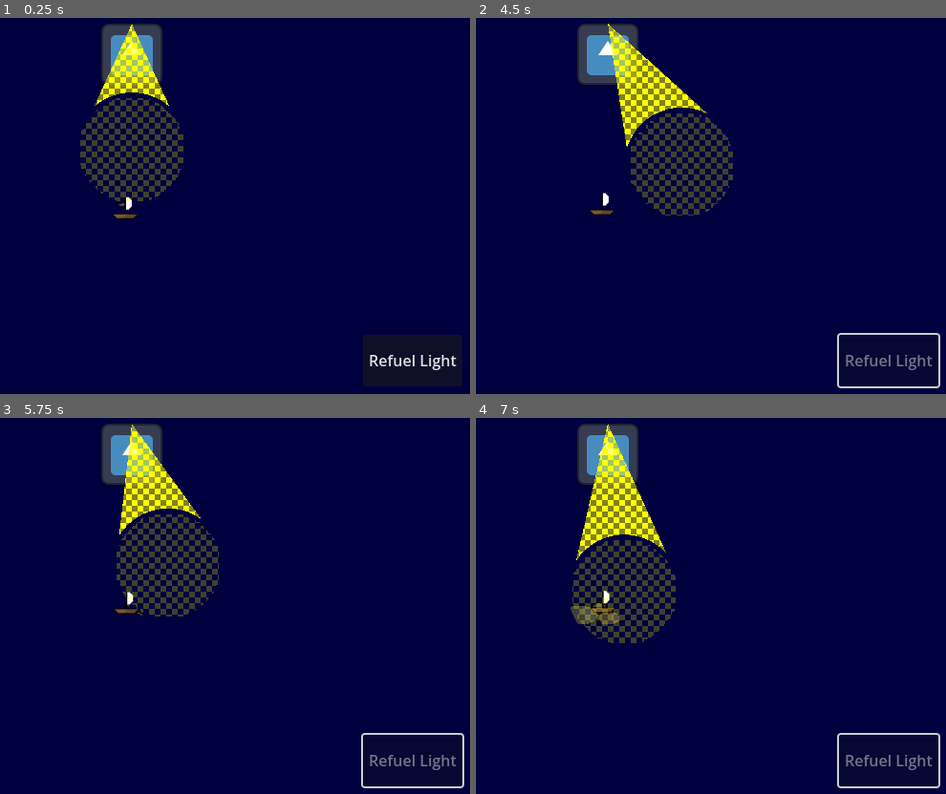
Above: before the commit, frames 1-4 (two rows, left to right).
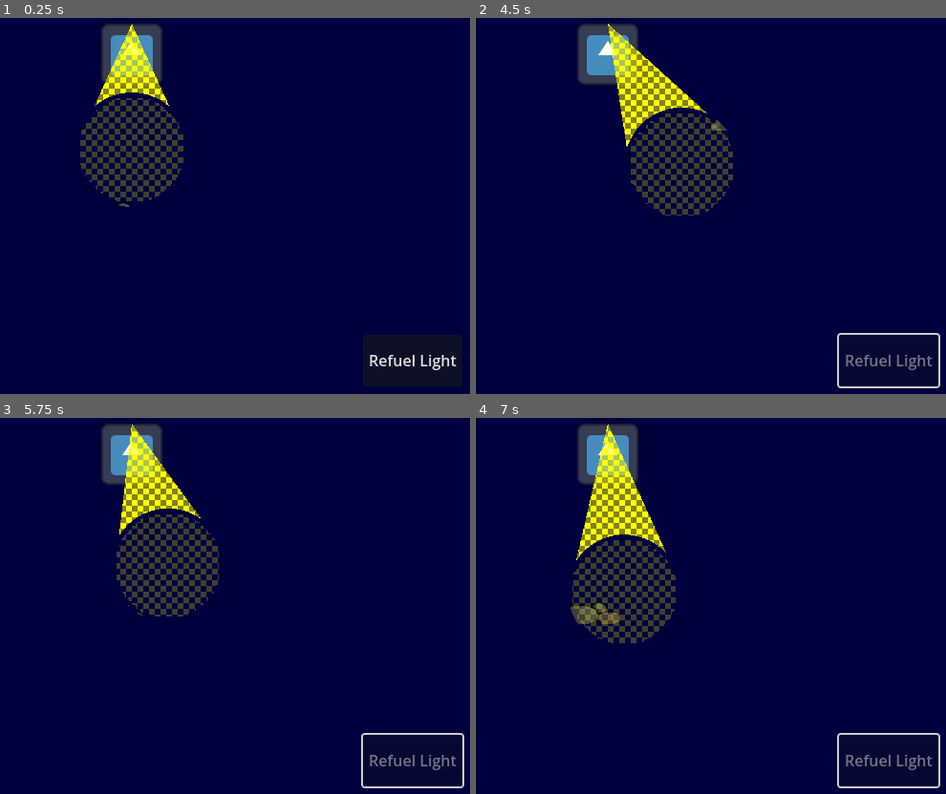
Above: after the commit, the same moments.

Repository: hammy275/lighthouse-operator
Game: Godot game, scene res://Scenes/game.tscn
Two runs of this game, one before a commit and one after it. Both use one fixed random seed, a clock stepped at 60 frames per second and the inputs below. The engine's default icon, where the game draws it, is replaced by a stand-in: a white triangle on a blue panel in a dark square.
Inputs:
- Up to frame 1 (0.25 s): no input
- Up to frame 2 (4.5 s): click "Refuel Light" at 0.5 s; tap Enter at 1.25 s; hold Up (move_up) 1.28-2.78 s; hold Left (move_left) 2.78-4.28 s; hold Down (move_down) from 4.28 s (still down)
- Up to frame 3 (5.75 s): release Down (move_down) at 5.03 s; hold Right (move_right) from 5.03 s (still down)
- Up to frame 4 (7 s): release Right (move_right) at 5.78 s; hold Up (move_up) 5.78-6.53 s; hold Right (move_right) from 6.53 s (still down)

The runs differ from the first frame. In frame 1, 0.1% of the frame differs, in the area x 23-30%, y 47-54%; in frame 2, 0.2%, in the area x 24-54%, y 26-53%; in frame 3, 0.1%; in frame 4, 0.1%.

Commit message:
Finish Core Gameplay Loop

Diff:
--- a/Scenes/game.tscn
+++ b/Scenes/game.tscn
@@ -3,7 +3,6 @@
 [ext_resource type="PackedScene" uid="uid://c1loicnfuquuq" path="res://Scenes/lighthouse.tscn" id="1_ebmjs"]
 [ext_resource type="Script" uid="uid://b8byusgy5dq6h" path="res://Scripts/game.gd" id="1_qxrlw"]
 [ext_resource type="PackedScene" uid="uid://d0rbdkjm5pldx" path="res://Scenes/rock.tscn" id="3_wrm1d"]
-[ext_resource type="PackedScene" uid="uid://cqwfi0p3efb32" path="res://Scenes/ship.tscn" id="4_3dryh"]
 
 [node name="Game" type="Node2D" unique_id=1516169995]
 script = ExtResource("1_qxrlw")
@@ -57,9 +56,6 @@
 [node name="Ships" type="Node2D" parent="." unique_id=838387477]
 position = Vector2(0, -8)
 
-[node name="TestShip" parent="Ships" unique_id=1582279788 instance=ExtResource("4_3dryh")]
-position = Vector2(353, 530)
-
 [node name="Lighthouse" parent="." unique_id=1137881333 instance=ExtResource("1_ebmjs")]
 position = Vector2(360, 360)
 
@@ -70,5 +66,9 @@
 offset_bottom = 708.0
 text = "Refuel Light"
 
+[node name="ShipSpawnTimer" type="Timer" parent="." unique_id=1090460522]
+one_shot = true
+
 [connection signal="relight_done" from="Lighthouse" to="." method="_on_lighthouse_relight_done"]
 [connection signal="pressed" from="RefuelButton" to="." method="_on_refuel_button_pressed"]
+[connection signal="timeout" from="ShipSpawnTimer" to="." method="_on_ship_spawn_timer_timeout"]
--- a/Scripts/game.gd
+++ b/Scripts/game.gd
@@ -9,21 +9,75 @@
 ## Minimum distance the random rocks should be out from center.
 const MIN_RANDOM_OUT: int = 125
 ## Maximum distance the random rocks should be out from center.
-const MAX_RANDOM_OUT: int = 330
+const MAX_RANDOM_OUT: int = 300
 ## Maximum number of attempts to place a rock
 const MAX_PLACEMENT_ATTEMPTS: int = 20
 ## The width and height of each "tile" in the A* search used for building ship paths. Must divide into the viewport height.
 const SEARCH_SIZE: int = 8
+## Ship preloaded scene.
+const SHIP: PackedScene = preload("res://Scenes/ship.tscn")
+
+## Whether the first ship of level 1 has been spawned yet.
+var did_first_ship_spawn: bool = false
 
 
 # Called when the node enters the scene tree for the first time.
 func _ready() -> void:
 	self.build_game.call_deferred()
+	self.reset_for_level()
 
 # Called every frame. 'delta' is the elapsed time since the previous frame.
 func _process(delta: float) -> void:
 	pass
 
+## Call whenever starting a new level.
+func reset_for_level() -> void:
+	$Lighthouse.reset_for_level()
+	self.reset_ship_spawn_timer()
+
+
+func reset_ship_spawn_timer() -> void:
+	if not self.did_first_ship_spawn:
+		# Give the player 30 seconds to get their bearings and find obstacles.
+		$ShipSpawnTimer.start(30.0)
+		self.did_first_ship_spawn = true
+	else:
+		var random = randf() * 2.0 - 1.0
+		$ShipSpawnTimer.start(360.0 / (10.0 + Global.level_num * 8.0) + random)
+
+
+func _on_ship_spawn_timer_timeout() -> void:
+	self.spawn_ship()
+	self.reset_ship_spawn_timer()
+
+## Spawn a ship.
+func spawn_ship() -> void:
+	var ship: Ship = SHIP.instantiate()
+	var direction: Global.Direction = Global.Direction.values().pick_random()
+	var target: Vector2 = Vector2()
+	match direction:
+		Global.Direction.NORTH:
+			ship.position.x = randi_range(0, get_viewport().size.x)
+			ship.position.y = 0
+			target.x = randi_range(0, get_viewport().size.x)
+			target.y = get_viewport().size.y
+		Global.Direction.SOUTH:
+			ship.position.x = randi_range(0, get_viewport().size.x)
+			ship.position.y = get_viewport().size.y
+			target.x = randi_range(0, get_viewport().size.x)
+			target.y = 0
+		Global.Direction.EAST:
+			ship.position.x = get_viewport().size.x
+			ship.position.y = randi_range(0, get_viewport().size.y)
+			target.x = 0
+			target.y = randi_range(0, get_viewport().size.y)
+		Global.Direction.WEST:
+			ship.position.x = 0
+			ship.position.y = randi_range(0, get_viewport().size.y)
+			target.x = get_viewport().size.x
+			target.y = randi_range(0, get_viewport().size.y)
+	ship.velocity = (target - ship.position).normalized() * ship.get_speed()
+	$Ships.add_child(ship)
 
 ## Build the game state for playing. Only needs to be called once to play.
 func build_game():
--- a/Scripts/global.gd
+++ b/Scripts/global.gd
@@ -1,6 +1,7 @@
 extends Node
 
 enum Powerup {FASTER_MOVEMENT, BETTER_OIL, STUDY_WATERS, STUDY_SHIPS}
+enum Direction {NORTH, EAST, SOUTH, WEST}
 
 ## Current level number
 var level_num: int = 1
--- a/Scripts/ship.gd
+++ b/Scripts/ship.gd
@@ -74,3 +74,7 @@
 		if child is CollisionShape2D:
 			return child
 	return null  # Unreachable if all areas uphold the doc mentioned above
+
+
+func get_speed() -> float:
+	return SPEED
